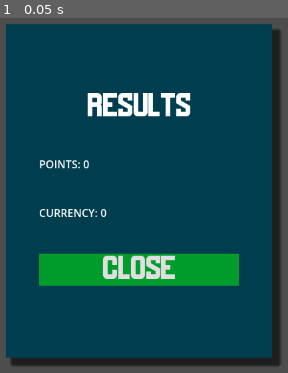
Above: before the commit, frame 1.
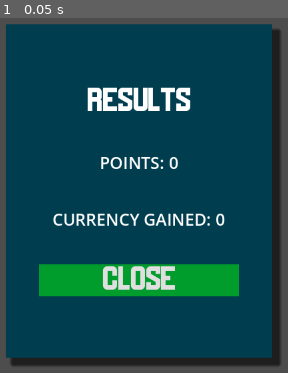
Above: after the commit, the same moment.

Repository: HerndonC/snake_game
Game: Godot game, scene res://singleton/game_over_menu.tscn
Same seed, same stepped clock (60 frames per second), same inputs: the game is played once before the commit and once after it. Before the commit the project has no main scene; this scene is started directly in both runs.
Inputs:
- Up to frame 1 (0.05 s): no input

The runs differ from the first frame. In frame 1, 8.5% of the frame differs, in the area x 13-83%, y 19-79%.

Commit message:
Started editing base snake game, adding menus, upgrades, dictionaries for upgrades, replacing variables.

Diff:
--- /dev/null
+++ b/MWM/mwm.gd
@@ -0,0 +1,111 @@
+extends Node
+
+
+# Store all high scores in a dictionary
+var high_scores = {
+	"landfill": {
+		"level1": 0,
+		"level2": 0,
+		"level3": 0,
+		"level4": 0,
+		"level5": 0,
+		"level6": 0,
+		"level7": 0
+	},
+	"slime": {
+		"agar": 0,
+		"gum": 0,
+		"molasses": 0,
+		"oil": 0,
+		"hazardous_waste": 0,
+		"mercury": 0,
+		"antimatter": 0
+	},
+	"wurm": {
+		"desert": 0,
+		"marsh": 0,
+		"mountain": 0,
+		"abyss": 0,
+		"hell": 0,
+		"heaven": 0,
+		"knowledge": 0
+	},
+	"scarecrow": {
+		"farm": 0,
+		"valley": 0,
+		"crop_circle": 0,
+		"forest": 0,
+		"peridot_city": 0,
+		"bedlam": 0,
+		"strawpocalypse": 0
+	},
+	"spider": {
+		"grass": 0, #Predatory Mite - Mite Spider
+		"hollow_log": 0, #Bug Spider - Sheetweb Spider
+		"pond": 0, #Dolomedes - Fish Eating Spider
+		"": 0, #Huntsman/FunnelWeb - Vermin Eating Spider
+		#Man Eating Spider Ship Eating Spider?
+		#Man Eating Spider MegaRachna?
+		"andromeda (M31)": 0 #Asteroid Eating Spider
+	}
+}
+
+#Upgrades
+var upgrades = {
+	"desert": {
+		"starting_size": 1, #Big Boned - Amount of segments on snake at the start
+		"pear_points": 1, #Fibrous - Points per pear
+		"hs_multiplier": 2, #Self Hype - Currency multiplier from HS
+		"fruit_respawn": 16, #Botany - Seconds for new spawn
+		"pear_spawn_rate": 1, #Fruition - Amount of pear spawn
+		"cactus_growth": 1000, #Epoch GMO - Time it takes for a pear to grow
+		"less_walls": 5, #Migration - Less walls tile map, procedurally generated
+		"wurm_speed": 0.6, #Balanced Tail - Speed in seconds
+		"cinnamon_rate": 10.0, #The Spice Must Flow - Cinnamon every X points
+		"size_points": 1.0, #Elder - Multiplier based on the size of the wurm
+		"eat_cacti": false, #Keratin Papillae - Allows you to eat cacti
+		"break_walls": false, #Annular Teeth - Allows you to go through walls
+		"can_eat_self": false, #Lizard Tails - Eating your tail doesn't kill you
+		"ouroboros": false, #Ouroboros - Eating yourself gives points
+	}
+}
+
+# Currency
+var currency = {
+	"guap": 0,
+	"cinnamon": 0
+}
+
+var save_path = "user://variable.save"
+
+# Called when the node enters the scene tree for the first time.
+func _ready() -> void:
+	load_data()
+
+func load_data():
+	if FileAccess.file_exists(save_path):
+		var file = FileAccess.open(save_path, FileAccess.READ)
+		var data = file.get_var()
+		if data:
+			high_scores = data.high_scores
+			currency = data.currency
+	else:
+		print("No data saved...")
+
+func save():
+	var file = FileAccess.open(save_path, FileAccess.WRITE)
+	var save_data = {
+		"high_scores": high_scores,
+		"currency": currency
+	}
+	file.store_var(save_data)
+
+func _on_save_button_pressed():
+	save()
+
+func _on_load_button_pressed():
+	load_data()
+
+# Called every frame. 'delta' is the elapsed time since the previous frame.
+func _process(delta: float) -> void:
+	pass
--- /dev/null
+++ b/MWM/mwm.tscn
@@ -0,0 +1,9 @@
+[gd_scene load_steps=3 format=3 uid="uid://cncygcmg2jmvg"]
+
+[ext_resource type="Script" path="res://MWM/mwm.gd" id="1_gojap"]
+[ext_resource type="PackedScene" uid="uid://bslwqb0kf4t6s" path="res://over world/WurmGame/Desert/Desert.tscn" id="2_8a58j"]
+
+[node name="MWM" type="Node"]
+script = ExtResource("1_gojap")
+
+[node name="Desert" parent="." instance=ExtResource("2_8a58j")]
--- /dev/null
+++ b/over world/WurmGame/Desert/Desert.gd
@@ -0,0 +1,145 @@
+extends Node
+
+@export var snake_scene : PackedScene
+
+#game variables
+var score : int
+var game_started : bool = false
+
+#grid variables
+var cells : int = 20
+var cell_size : int = 50
+
+#food variables
+var food_pos : Vector2
+var regen_food : bool = true
+
+#snake variables
+var old_data : Array
+var snake_data : Array
+var snake : Array
+var starting_wurm_size = 1
+
+#movement variables
+var start_pos = Vector2(9, 9)
+var up = Vector2(0, -1)
+var down = Vector2(0, 1)
+var left = Vector2(-1, 0)
+var right = Vector2(1, 0)
+var move_direction : Vector2
+var can_move : bool
+
+
+# Called when the node enters the scene tree for the first time.
+func _ready() -> void:
+	new_game()
+
+func new_game():
+	get_tree().paused = false
+	get_tree().call_group("segments", "queue_free")
+	$GameOverMenu.hide()
+	score = 0
+	$Hud.get_node("MarginContainer/HBoxContainer/ScoreLabel").text = "SCORE: " + str(score)
+	move_direction = up
+	can_move = true
+	generate_snake()
+	move_food()
+
+func generate_snake():
+	old_data.clear()
+	snake_data.clear()
+	snake.clear()
+	#starting in the start_pos, create tail segments vertically down
+	for i in range(get_node("/root/MWM").upgrades["desert"]["starting_size"]):
+		add_segment(start_pos + Vector2(0,i))
+
+func add_segment(pos):
+	snake_data.append(pos)
+	var SnakeSegment = snake_scene.instantiate()
+	SnakeSegment.position = (pos * cell_size) + Vector2(0, cell_size)
+	add_child(SnakeSegment)
+	snake.append(SnakeSegment)
+
+# Called every frame. 'delta' is the elapsed time since the previous frame.
+func _process(delta: float) -> void:
+	move_snake()
+
+func move_snake():
+	if can_move:
+		#Update movement from keypress
+		if Input.is_action_just_pressed("move_down") and move_direction != up:
+			move_direction = down
+			can_move = false
+			if not game_started:
+				start_game()
+		if Input.is_action_just_pressed("move_up") and move_direction != down:
+			move_direction = up
+			can_move = false
+			if not game_started:
+				start_game()
+		if Input.is_action_just_pressed("move_left") and move_direction != right:
+			move_direction = left
+			can_move = false
+			if not game_started:
+				start_game()
+		if Input.is_action_just_pressed("move_right") and move_direction != left:
+			move_direction = right
+			can_move = false
+			if not game_started:
+				start_game()
+
+func start_game():
+	game_started = true
+	$MoveTimer.start()
+
+
+func _on_move_timer_timeout() -> void:
+	pass # Replace with function body.
+	can_move = true
+	#use the snakes previous position to move the segment
+	old_data = [] + snake_data
+	snake_data[0] += move_direction
+	for i in range(len(snake_data)):
+		#move all segments along by one
+		if i > 0:
+			snake_data[i] = old_data[i - 1]
+		snake[i].position = (snake_data[i] * cell_size) + Vector2(0, cell_size)
+	check_out_of_bounds()
+	check_self_eaten()
+	check_food_eaten()
+
+func check_out_of_bounds():
+	if snake_data[0].x < 0 or snake_data[0].x > cells - 1 or snake_data[0].y < 0 or snake_data[0].y > cells - 1:
+		end_game()
+
+func check_self_eaten():
+	for i in range(1, len(snake_data)):
+		if snake_data[0] == snake_data[i]:
+			end_game()
+
+func check_food_eaten():
+	#if snake eats the food, add segment and move the food
+	if snake_data[0] == food_pos:
+		score += get_node("/root/MWM").upgrades["desert"]["pear_points"]
+		$Hud.get_node("MarginContainer/HBoxContainer/ScoreLabel").text =  "Score: " + str(score)
+		add_segment(old_data[-1])
+		move_food()
+
+func move_food():
+	while regen_food:
+		regen_food = false
+		food_pos = Vector2(randi_range(0, cells - 1), randi_range(0, cells - 1))
+		for i in snake_data:
+			if food_pos == i:
+				regen_food = true
+	$Food.position = (food_pos * cell_size) + Vector2(0, cell_size)
+	regen_food = true
+
+func end_game():
+	$GameOverMenu.show()
+	$MoveTimer.stop()
+	game_started = false
+	get_tree().paused = true
+
+func _on_game_over_menu_restart() -> void:
+	new_game()
--- /dev/null
+++ b/over world/WurmGame/Desert/Desert.tscn
@@ -0,0 +1,36 @@
+[gd_scene load_steps=8 format=3 uid="uid://bslwqb0kf4t6s"]
+
+[ext_resource type="Script" path="res://over world/WurmGame/Desert/Desert.gd" id="1_6hvh8"]
+[ext_resource type="PackedScene" uid="uid://cwbyjux1cdyr4" path="res://singleton/snake_segment.tscn" id="2_rj67y"]
+[ext_resource type="Texture2D" uid="uid://bj2ambwei5ogi" path="res://assets/bg.png" id="3_0ur64"]
+[ext_resource type="PackedScene" uid="uid://ujiwr3vh4tto" path="res://over world/ui/hud.tscn" id="4_a4ylm"]
+[ext_resource type="Texture2D" uid="uid://dxyvfago0gd5f" path="res://assets/apple.png" id="5_bruc1"]
+[ext_resource type="PackedScene" uid="uid://qft2ftv8xdjm" path="res://singleton/game_over_menu.tscn" id="6_53sxa"]
+[ext_resource type="PackedScene" uid="uid://cm7jcjmdy4egx" path="res://over world/upgrades/game_controller_bar.tscn" id="7_mpe1m"]
+
+[node name="Desert" type="Node"]
+script = ExtResource("1_6hvh8")
+snake_scene = ExtResource("2_rj67y")
+
+[node name="Background" type="Sprite2D" parent="."]
+position = Vector2(500, 550)
+texture = ExtResource("3_0ur64")
+
+[node name="Hud" parent="." instance=ExtResource("4_a4ylm")]
+
+[node name="MoveTimer" type="Timer" parent="."]
+wait_time = 0.1
+
+[node name="Food" type="Sprite2D" parent="."]
+texture = ExtResource("5_bruc1")
+offset = Vector2(25, 25)
+
+[node name="GameOverMenu" parent="." instance=ExtResource("6_53sxa")]
+process_mode = 2
+
+[node name="GameControllerBar" parent="." instance=ExtResource("7_mpe1m")]
+offset = Vector2(0, 1050)
+transform = Transform2D(1, 0, 0, 1, 0, 1050)
+
+[connection signal="timeout" from="MoveTimer" to="." method="_on_move_timer_timeout"]
+[connection signal="restart" from="GameOverMenu" to="." method="_on_game_over_menu_restart"]
--- /dev/null
+++ b/over world/ui/hud.tscn
@@ -0,0 +1,62 @@
+[gd_scene load_steps=3 format=3 uid="uid://ujiwr3vh4tto"]
+
+[ext_resource type="FontFile" uid="uid://r5ttqaxnuvgk" path="res://assets/MaldiniBold.ttf" id="1_qd4q5"]
+
+[sub_resource type="StyleBoxFlat" id="StyleBoxFlat_03v85"]
+bg_color = Color(0.105155, 0.55425, 0.869341, 1)
+
+[node name="Hud" type="CanvasLayer"]
+
+[node name="ScorePanel" type="Panel" parent="."]
+offset_right = 1000.0
+offset_bottom = 50.0
+theme_override_styles/panel = SubResource("StyleBoxFlat_03v85")
+
+[node name="MarginContainer" type="MarginContainer" parent="."]
+anchors_preset = 10
+anchor_right = 1.0
+offset_bottom = 51.0
+grow_horizontal = 2
+size_flags_horizontal = 3
+theme_override_constants/margin_left = 25
+theme_override_constants/margin_top = 5
+theme_override_constants/margin_right = 25
+theme_override_constants/margin_bottom = 5
+
+[node name="HBoxContainer" type="HBoxContainer" parent="MarginContainer"]
+layout_mode = 2
+size_flags_vertical = 4
+
+[node name="ScoreLabel" type="Label" parent="MarginContainer/HBoxContainer"]
+layout_mode = 2
+size_flags_horizontal = 2
+size_flags_vertical = 0
+theme_override_colors/font_color = Color(1, 1, 1, 1)
+theme_override_colors/font_shadow_color = Color(0, 0, 0, 1)
+theme_override_fonts/font = ExtResource("1_qd4q5")
+theme_override_font_sizes/font_size = 40
+text = "SCORE: 0"
+horizontal_alignment = 1
+vertical_alignment = 1
+
+[node name="TimeLabel" type="Label" parent="MarginContainer/HBoxContainer"]
+layout_mode = 2
+theme_override_colors/font_color = Color(1, 1, 1, 1)
+theme_override_colors/font_shadow_color = Color(0, 0, 0, 1)
+theme_override_fonts/font = ExtResource("1_qd4q5")
+theme_override_font_sizes/font_size = 40
+text = "00:00"
+horizontal_alignment = 1
+vertical_alignment = 1
+
+[node name="CurrencyLabel" type="Label" parent="MarginContainer/HBoxContainer"]
+layout_mode = 2
+size_flags_horizontal = 10
+size_flags_vertical = 0
+theme_override_colors/font_color = Color(1, 1, 1, 1)
+theme_override_colors/font_shadow_color = Color(0, 0, 0, 1)
+theme_override_fonts/font = ExtResource("1_qd4q5")
+theme_override_font_sizes/font_size = 40
+text = "CURRENCY: 0"
+horizontal_alignment = 2
+vertical_alignment = 1
--- /dev/null
+++ b/over world/ui/upgrade_menu.tscn
@@ -0,0 +1,3 @@
+[gd_scene format=3 uid="uid://b8nskjs3ui8jf"]
+
+[node name="upgrade_menu" type="CanvasLayer"]
--- /dev/null
+++ b/over world/upgrades/game_controller_bar.tscn
@@ -0,0 +1,50 @@
+[gd_scene load_steps=3 format=3 uid="uid://cm7jcjmdy4egx"]
+
+[ext_resource type="Texture2D" uid="uid://dg27a4un4hha0" path="res://icon.svg" id="1_gncn5"]
+
+[sub_resource type="StyleBoxFlat" id="StyleBoxFlat_4o6ui"]
+bg_color = Color(0.105882, 0.552941, 0.870588, 0.0745098)
+
+[node name="GameControllerBar" type="CanvasLayer"]
+
+[node name="Control" type="Control" parent="."]
+layout_mode = 3
+anchors_preset = 0
+offset_right = 1000.0
+offset_bottom = 150.0
+size_flags_horizontal = 4
+
+[node name="Background" type="Panel" parent="Control"]
+layout_mode = 1
+anchors_preset = 15
+anchor_right = 1.0
+anchor_bottom = 1.0
+grow_horizontal = 2
+grow_vertical = 2
+theme_override_styles/panel = SubResource("StyleBoxFlat_4o6ui")
+
+[node name="HBoxContainer" type="HBoxContainer" parent="Control"]
+custom_minimum_size = Vector2(1000, 100)
+layout_mode = 1
+anchors_preset = 15
+anchor_right = 1.0
+anchor_bottom = 1.0
+grow_horizontal = 2
+grow_vertical = 2
+theme_override_constants/separation = 133
+alignment = 1
+
+[node name="Upgrades" type="Button" parent="Control/HBoxContainer"]
+layout_mode = 2
+icon = ExtResource("1_gncn5")
+flat = true
+
+[node name="Pause" type="Button" parent="Control/HBoxContainer"]
+layout_mode = 2
+icon = ExtResource("1_gncn5")
+flat = true
+
+[node name="Exit" type="Button" parent="Control/HBoxContainer"]
+layout_mode = 2
+icon = ExtResource("1_gncn5")
+flat = true
--- /dev/null
+++ b/over world/upgrades/upgrade_button.tscn
@@ -0,0 +1,71 @@
+[gd_scene load_steps=3 format=3 uid="uid://d0efo7cdsxgc5"]
+
+[ext_resource type="Texture2D" uid="uid://dg27a4un4hha0" path="res://icon.svg" id="1_xmjdo"]
+
+[sub_resource type="LabelSettings" id="LabelSettings_liakg"]
+
+[node name="UpgradeButton" type="Button"]
+anchors_preset = -1
+anchor_right = 0.9
+anchor_bottom = 0.083
+offset_right = -6.10352e-05
+offset_bottom = 0.399994
+grow_horizontal = 2
+grow_vertical = 2
+
+[node name="MarginContainer" type="MarginContainer" parent="."]
+layout_mode = 1
+anchors_preset = 15
+anchor_right = 1.0
+anchor_bottom = 1.0
+grow_horizontal = 2
+grow_vertical = 2
+theme_override_constants/margin_left = 10
+theme_override_constants/margin_top = 10
+theme_override_constants/margin_right = 10
+theme_override_constants/margin_bottom = 10
+
+[node name="HBoxContainer" type="HBoxContainer" parent="MarginContainer"]
+layout_mode = 2
+
+[node name="Icon" type="TextureRect" parent="MarginContainer/HBoxContainer"]
+layout_mode = 2
+texture = ExtResource("1_xmjdo")
+expand_mode = 3
+
+[node name="LeftSide" type="VBoxContainer" parent="MarginContainer/HBoxContainer"]
+layout_mode = 2
+
+[node name="NameLabel" type="Label" parent="MarginContainer/HBoxContainer/LeftSide"]
+layout_mode = 2
+text = "UpgradeName"
+
+[node name="DescriptionLabel" type="Label" parent="MarginContainer/HBoxContainer/LeftSide"]
+layout_mode = 2
+text = "Text that describes the upgrade
+"
+label_settings = SubResource("LabelSettings_liakg")
+
+[node name="FlavorTextLabel" type="RichTextLabel" parent="MarginContainer/HBoxContainer/LeftSide"]
+clip_contents = false
+layout_mode = 2
+text = "Flavor Text..."
+fit_content = true
+
+[node name="RightSide" type="VBoxContainer" parent="MarginContainer/HBoxContainer"]
+layout_mode = 2
+size_flags_horizontal = 10
+theme_override_constants/separation = -4
+
+[node name="CostLabel" type="Label" parent="MarginContainer/HBoxContainer/RightSide"]
+layout_mode = 2
+theme_override_font_sizes/font_size = 30
+text = "COST: 0"
+
+[node name="LevelLabel" type="Label" parent="MarginContainer/HBoxContainer/RightSide"]
+layout_mode = 2
+size_flags_vertical = 1
+theme_override_font_sizes/font_size = 25
+text = "LEVEL: 1/1"
+horizontal_alignment = 2
+vertical_alignment = 2
--- /dev/null
+++ b/over world/upgrades/upgrade_menu.tscn
@@ -0,0 +1,126 @@
+[gd_scene load_steps=4 format=3 uid="uid://dhgknfi100uu"]
+
+[ext_resource type="PackedScene" uid="uid://d0efo7cdsxgc5" path="res://over world/upgrades/upgrade_button.tscn" id="1_7soa5"]
+[ext_resource type="Texture2D" uid="uid://dg27a4un4hha0" path="res://icon.svg" id="2_sfuaq"]
+
+[sub_resource type="StyleBoxFlat" id="StyleBoxFlat_6srkd"]
+bg_color = Color(0.105882, 0.552941, 0.870588, 1)
+
+[node name="Upgrade Menu" type="Control"]
+layout_mode = 3
+anchors_preset = 15
+anchor_right = 1.0
+anchor_bottom = 1.0
+grow_horizontal = 2
+grow_vertical = 2
+
+[node name="Background" type="Panel" parent="."]
+layout_mode = 1
+anchors_preset = 15
+anchor_right = 1.0
+anchor_bottom = 1.0
+grow_horizontal = 2
+grow_vertical = 2
+
+[node name="MarginContainer" type="MarginContainer" parent="."]
+layout_mode = 1
+anchors_preset = 15
+anchor_right = 1.0
+anchor_bottom = 1.0
+grow_horizontal = 2
+grow_vertical = 2
+theme_override_constants/margin_left = 50
+theme_override_constants/margin_top = 50
+theme_override_constants/margin_right = 50
+theme_override_constants/margin_bottom = 50
+
+[node name="MainLayout" type="VBoxContainer" parent="MarginContainer"]
+layout_mode = 2
+
+[node name="Header" type="Control" parent="MarginContainer/MainLayout"]
+custom_minimum_size = Vector2(0, 100)
+layout_mode = 2
+
+[node name="Upgrades" type="Label" parent="MarginContainer/MainLayout/Header"]
+layout_mode = 1
+anchors_preset = 10
+anchor_right = 1.0
+offset_bottom = 35.0
+grow_horizontal = 2
+size_flags_horizontal = 4
+size_flags_vertical = 0
+theme_override_font_sizes/font_size = 50
+text = "UPGRADES"
+horizontal_alignment = 1
+vertical_alignment = 1
+
+[node name="Currency" type="Label" parent="MarginContainer/MainLayout/Header"]
+layout_mode = 1
+anchors_preset = 10
+anchor_right = 1.0
+offset_bottom = 35.0
+grow_horizontal = 2
+size_flags_horizontal = 8
+size_flags_vertical = 0
+theme_override_font_sizes/font_size = 25
+text = "CURRENCY: 0"
+horizontal_alignment = 2
+
+[node name="ScrollContainer" type="ScrollContainer" parent="MarginContainer/MainLayout"]
+clip_contents = false
+layout_mode = 2
+size_flags_vertical = 3
+
+[node name="VBoxContainer" type="VBoxContainer" parent="MarginContainer/MainLayout/ScrollContainer"]
+layout_mode = 2
+size_flags_horizontal = 3
+size_flags_vertical = 3
+
+[node name="UpgradeButton" parent="MarginContainer/MainLayout/ScrollContainer/VBoxContainer" instance=ExtResource("1_7soa5")]
+custom_minimum_size = Vector2(0, 100)
+layout_mode = 2
+
+[node name="Footer" type="Control" parent="MarginContainer/MainLayout"]
+layout_mode = 2
+size_flags_horizontal = 4
+size_flags_vertical = 8
+
+[node name="Background" type="Panel" parent="MarginContainer/MainLayout/Footer"]
+layout_mode = 1
+anchors_preset = 15
+anchor_right = 1.0
+anchor_bottom = 1.0
+grow_horizontal = 2
+grow_vertical = 2
+theme_override_styles/panel = SubResource("StyleBoxFlat_6srkd")
+
+[node name="HBoxContainer" type="HBoxContainer" parent="MarginContainer/MainLayout/Footer"]
+custom_minimum_size = Vector2(1000, 100)
+layout_mode = 1
+anchors_preset = 7
+anchor_left = 0.5
+anchor_top = 1.0
+anchor_right = 0.5
+anchor_bottom = 1.0
+offset_left = -500.0
+offset_top = -136.0
+offset_right = 500.0
+grow_horizontal = 2
+grow_vertical = 0
+theme_override_constants/separation = 133
+alignment = 1
+
+[node name="Upgrades" type="Button" parent="MarginContainer/MainLayout/Footer/HBoxContainer"]
+layout_mode = 2
+icon = ExtResource("2_sfuaq")
+flat = true
+
+[node name="Pause" type="Button" parent="MarginContainer/MainLayout/Footer/HBoxContainer"]
+layout_mode = 2
+icon = ExtResource("2_sfuaq")
+flat = true
+
+[node name="Exit" type="Button" parent="MarginContainer/MainLayout/Footer/HBoxContainer"]
+layout_mode = 2
+icon = ExtResource("2_sfuaq")
+flat = true
--- /dev/null
+++ b/over world/upgrades/upgrade_menu_footer.tscn
@@ -0,0 +1,31 @@
+[gd_scene format=3 uid="uid://cxel3n5plxpjc"]
+
+[node name="UpgradeMenuFooter" type="Control"]
+layout_mode = 3
+anchors_preset = 15
+anchor_right = 1.0
+anchor_bottom = 1.0
+grow_horizontal = 2
+grow_vertical = 2
+
+[node name="Panel" type="Panel" parent="."]
+layout_mode = 0
+offset_right = 40.0
+offset_bottom = 40.0
+
+[node name="MarginContainer" type="MarginContainer" parent="Panel"]
+layout_mode = 0
+offset_right = 40.0
+offset_bottom = 40.0
+
+[node name="HBoxContainer" type="HBoxContainer" parent="Panel/MarginContainer"]
+layout_mode = 2
+
+[node name="BackButton" type="Button" parent="Panel/MarginContainer/HBoxContainer"]
+layout_mode = 2
+
+[node name="AvailableRefundToggle" type="Button" parent="Panel/MarginContainer/HBoxContainer"]
+layout_mode = 2
+
+[node name="BuyAll" type="Button" parent="Panel/MarginContainer/HBoxContainer"]
+layout_mode = 2
--- a/project.godot
+++ b/project.godot
@@ -11,7 +11,7 @@
 [application]
 
 config/name="snake_game"
-run/main_scene="res://over world/WurmGame/Desert/main.tscn"
+run/main_scene="res://MWM/mwm.tscn"
 config/features=PackedStringArray("4.3", "Mobile")
 config/icon="res://icon.svg"
 
--- a/singleton/game_over_menu.gd
+++ b/singleton/game_over_menu.gd
@@ -4,3 +4,10 @@
 
 func _on_restart_button_pressed() -> void:
 	restart.emit()
+
+func _ready() -> void:
+	pass
+
+# Called every frame. 'delta' is the elapsed time since the previous frame.
+func _process(delta: float) -> void:
+	pass
--- a/singleton/game_over_menu.tscn
+++ b/singleton/game_over_menu.tscn
@@ -54,13 +54,17 @@
 horizontal_alignment = 1
 vertical_alignment = 1
 
-[node name="Points" type="Label" parent="GameOverPanel/VBoxContainer"]
+[node name="ResultsPoints" type="Label" parent="GameOverPanel/VBoxContainer"]
 layout_mode = 2
+theme_override_font_sizes/font_size = 25
 text = "POINTS: 0"
+horizontal_alignment = 1
 
 [node name="Currency" type="Label" parent="GameOverPanel/VBoxContainer"]
 layout_mode = 2
-text = "CURRENCY: 0"
+theme_override_font_sizes/font_size = 25
+text = "CURRENCY GAINED: 0"
+horizontal_alignment = 1
 
 [node name="CloseButton" type="Button" parent="GameOverPanel/VBoxContainer"]
 layout_mode = 2
